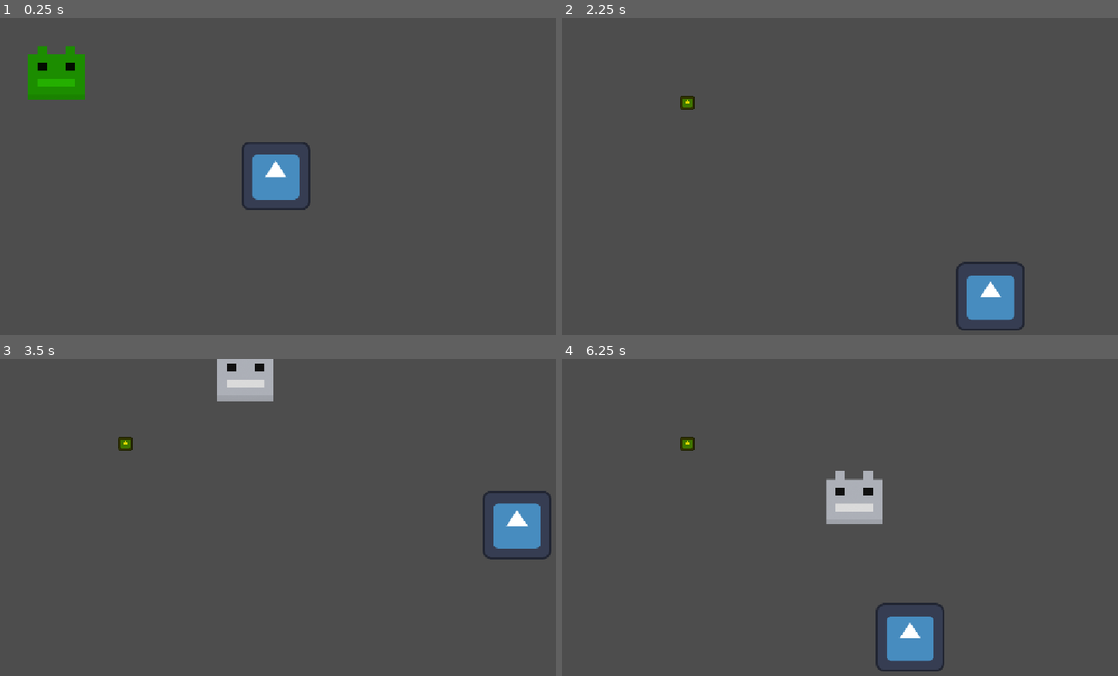
Above: before the commit, frames 1-4 (two rows, left to right).
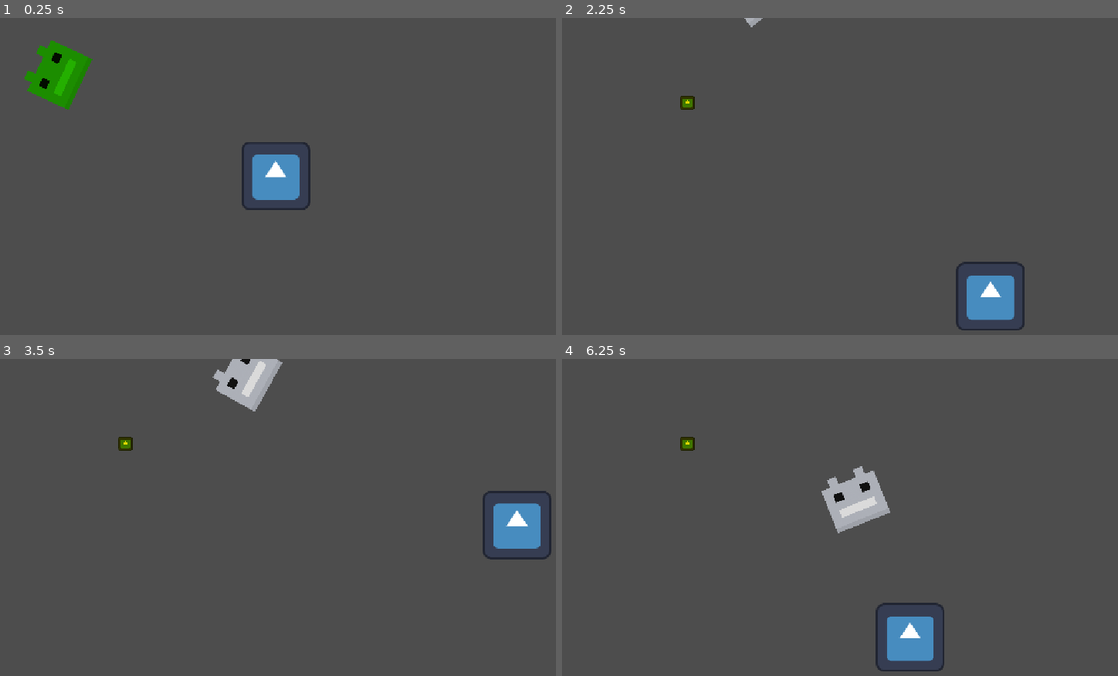
Above: after the commit, the same moments.

Repository: NxtCreator/little-archery
Game: Godot game, scene res://scenes/main.tscn
Same seed, same stepped clock (60 frames per second), same inputs: the game is played once before the commit and once after it. The engine's default icon, where the game draws it, is replaced by a stand-in: a white triangle on a blue panel in a dark square.
Inputs (mouse positions are in pixels of both pictures, inside the frame that each line leads up to):
- Up to frame 1 (0.25 s): no input
- Up to frame 2 (2.25 s): tap Enter at 0.5 s; move the mouse to (995, 173) at 0.52 s; hold D (move_right) 0.53-1.28 s; tap Alt at 0.6, 2.1 s; click (995, 173) at 0.67 s; move the mouse to (739, 208) at 1.27 s; hold S (move_down) 1.28-2.03 s; tap Shift at 1.35 s; move the mouse to (923, 116) at 2.02 s; hold D (move_right) from 2.03 s (still down)
- Up to frame 3 (3.5 s): move the mouse to (266, 603) at 2.77 s; release D (move_right) at 2.78 s; hold W (move_up) from 2.78 s (still down); tap Shift at 2.85 s; click (266, 603) at 2.92 s
- Up to frame 4 (6.25 s): move the mouse to (1045, 584) at 3.52 s; release W (move_up) at 3.53 s; hold A (move_left) 3.53-5.03 s; tap Alt at 3.6, 5.1 s; move the mouse to (678, 479) at 4.27 s; tap Shift at 4.35, 5.85 s; move the mouse to (895, 533) at 5.02 s; hold S (move_down) 5.03-5.78 s; click (895, 533) at 5.17 s; move the mouse to (767, 444) at 5.77 s; hold D (move_right) from 5.78 s (still down)

The runs differ from the first frame. In frame 1, 0.9% of the frame differs, in the area x 4-17%, y 7-29%; in frame 2, less than 0.1%; in frame 3, 0.7%; in frame 4, 0.7%.

Commit message:
Rotate enemy sprite to face its movement direction

Diff:
--- a/scenes/enemy.gd
+++ b/scenes/enemy.gd
@@ -21,3 +21,4 @@
 	var direction = global_position.direction_to(player.global_position)
 	velocity = direction * speed
 	move_and_slide()
+	$Sprite2D.rotation = direction.angle() - PI / 2
